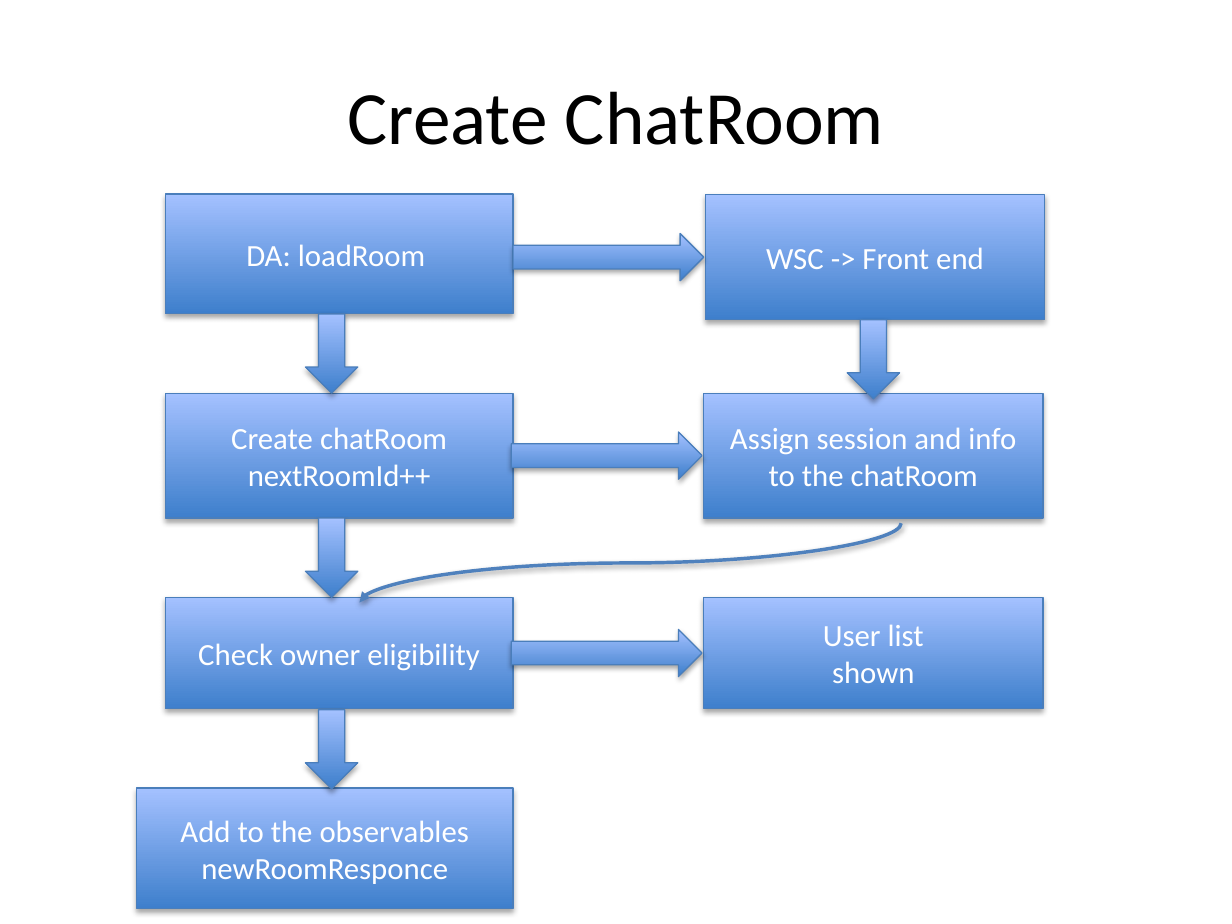
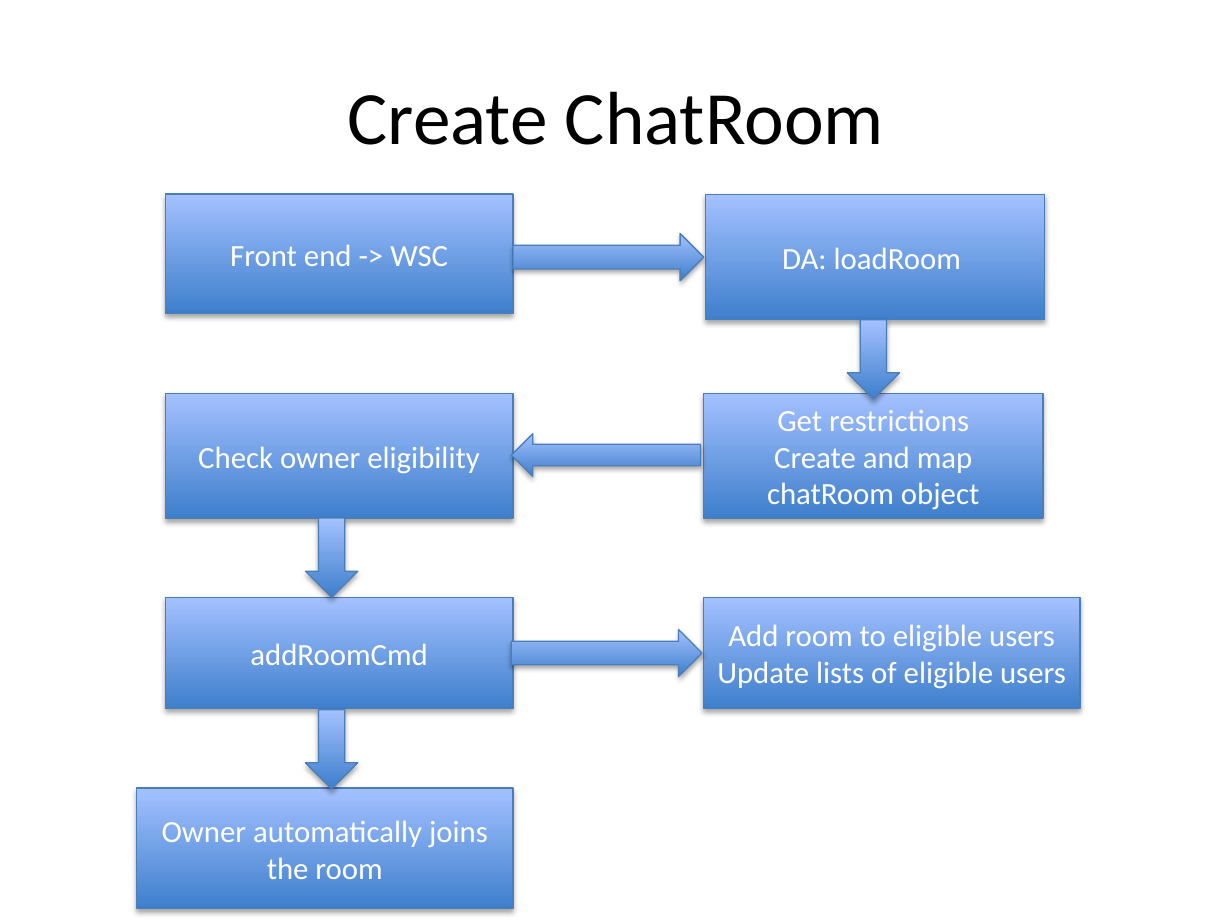
Before and after one commit to 11manu96/Final_CA, a slide deck: slide 6 of src/main/resources/final_CA_slides.pptx (slide 5 before the commit). Drawn at 1232x924 pixels with LibreOffice and Linux fonts; fonts in the diff are those of the drawing. Boxes give left, top, right and bottom in pixels: in the first picture for what was removed or moved away, otherwise in the second. Text is boxed around its words. In the diff, an @@ line names an element or a change of style, - is before the commit and + after.

```diff
--- a/src/main/resources/final_CA_slides.pptx
+++ b/src/main/resources/final_CA_slides.pptx
@@ text in rectangle at (x1=230, y1=244, x2=448, y2=266): text changed @@
-DA: loadRoom
+Front end -> WSC
@@ text in rectangle at (x1=782, y1=247, x2=961, y2=269): text changed @@
-WSC -> Front end
+DA: loadRoom
@@ down arrow removed at (x1=306, y1=314, x2=357, y2=393) @@
@@ text in rectangle at (x1=767, y1=410, x2=979, y2=509): text changed @@
-Assign session and info to the chatRoom
+Get restrictions
+Create and map chatRoom object
@@ text in rectangle at (x1=198, y1=446, x2=479, y2=473): text changed @@
-Create chatRoom
-nextRoomId++
+Check owner eligibility
@@ left arrow at (x1=511, y1=434, x2=700, y2=477): right arrow to left arrow @@
@@ curved arrow removed from (902, 524) to (360, 602) @@
@@ rectangle "Add room to eligible users" resized from (x1=703, y1=598, x2=1042, y2=708) to (x1=703, y1=598, x2=1079, y2=708) @@
@@ text in rectangle at (x1=717, y1=624, x2=1066, y2=688): text changed @@
-User list
-shown
+Add room to eligible users
+Update lists of eligible users
@@ text in rectangle at (x1=250, y1=643, x2=427, y2=665): text changed @@
-Check owner eligibility
+addRoomCmd
@@ text in rectangle at (x1=162, y1=820, x2=488, y2=879): text changed @@
-Add to the observables
-newRoomResponce
+Owner automatically joins the room
```
Also in this commit, not shown: 5 other slides changed, 2 slides added, 9 slides removed.
